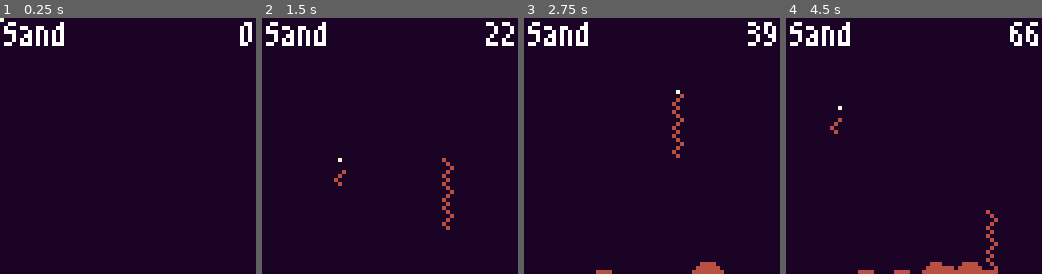
Above: before the commit, frames 1-4 (left to right).
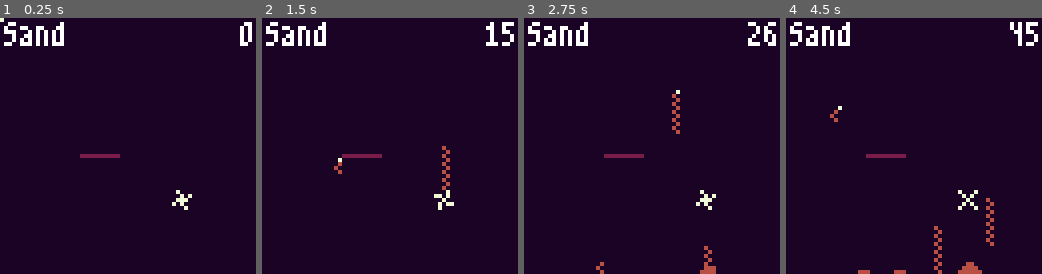
Above: after the commit, the same moments.

Repository: snekky-studios/the_floor_is_sand
Game: Godot game, scene res://scenes/main/main.tscn
Two runs of this game, one before a commit and one after it. Both use one fixed random seed, a clock stepped at 60 frames per second and the inputs below.
Inputs (mouse positions are in pixels of both pictures, inside the frame that each line leads up to):
- Up to frame 1 (0.25 s): no input
- Up to frame 2 (1.5 s): move the mouse to (446, 133) at 0.52 s; click (446, 133) at 0.67 s; move the mouse to (338, 158) at 1.27 s; click (338, 158) at 1.42 s
- Up to frame 3 (2.75 s): move the mouse to (677, 89) at 2.02 s; click (677, 89) at 2.17 s
- Up to frame 4 (4.5 s): move the mouse to (901, 197) at 2.77 s; click (901, 197) at 2.92 s; move the mouse to (990, 184) at 3.52 s; click (990, 184) at 3.67 s; move the mouse to (837, 107) at 4.27 s; click (837, 107) at 4.42 s

The runs differ from the first frame. In frame 1, 0.5% of the frame differs, in the area x 31-75%, y 53-75%; in frame 2, 1.7%; in frame 3, 1.6%; in frame 4, 2.5%, in the area x 17-99%, y 1-100%.

Commit message:
added entity movement

Diff:
--- a/project.godot
+++ b/project.godot
@@ -31,7 +31,7 @@
 
 [physics]
 
-common/physics_ticks_per_second=30
+common/physics_ticks_per_second=20
 
 [rendering]
 
--- /dev/null
+++ b/resources/level/level_data.gd
@@ -0,0 +1,6 @@
+class_name LevelData
+extends Resource
+
+var max_sand : int = 0
+var walls : Array[Vector2i] = []
+var target_position : Vector2i
--- /dev/null
+++ b/scenes/entity/entity.gd
@@ -0,0 +1,93 @@
+class_name Entity
+extends Node2D
+
+signal found_target(success : bool)
+
+enum State
+{
+	IDLE,
+	MOVING_UP,
+	MOVING_RIGHT,
+	MOVING_DOWN,
+	FOUND_TARGET,
+	MISSED_TARGET
+}
+
+const ENTITY_WIDTH : int = 3
+const ENTITY_HEIGHT : int = 4
+
+@export var grid : Grid = null
+
+var state : State = State.IDLE
+var velocity : Vector2 = Vector2.ZERO
+var is_moving : bool = false
+
+func _ready() -> void:
+
+	return
+
+func _physics_process(delta: float) -> void:
+	match state:
+		State.IDLE, State.FOUND_TARGET, State.MISSED_TARGET:
+			pass
+		State.MOVING_UP, State.MOVING_RIGHT, State.MOVING_DOWN:
+			position += velocity
+			get_next_state()
+		_:
+			print("error: invalid state - ", state)
+	return
+
+func start() -> void:
+	position = Vector2(-ENTITY_WIDTH, grid.get_sand_level_left_side())
+	get_next_state()
+	return
+
+func get_next_state() -> void:
+	var position_i : Vector2i = Vector2i(position)
+
+	if(position_i.x < 0):
+		# entity is still off the screen on the left, let it fully enter the screen
+		state = State.MOVING_RIGHT
+		_on_state_changed()
+		return
+	if(position_i.x + ENTITY_WIDTH >= Grid.NUM_COLS):
+		# entity reached the right side of the screen without colliding with the target
+		state = State.MISSED_TARGET
+		_on_state_changed()
+		return
+
+	if(position_i.y < Grid.NUM_COLS and grid.get_pixel_type(position_i + Vector2i.RIGHT) == Pixel.Type.NONE):
+		state = State.MOVING_DOWN
+	elif(grid.get_pixel_type(position_i + Vector2i.RIGHT + Vector2i.UP) == Pixel.Type.NONE):
+		state = State.MOVING_RIGHT
+	elif(position_i.y > 0 and grid.get_pixel_type(position_i + Vector2i.RIGHT + Vector2i.UP + Vector2i.UP) == Pixel.Type.NONE):
+		state = State.MOVING_UP
+	else:
+		print("error: no valid state.")
+
+	_on_state_changed()
+	return
+
+func _on_state_changed() -> void:
+	match state:
+		State.IDLE:
+			velocity = Vector2.ZERO
+		State.MOVING_DOWN:
+			velocity = Vector2.RIGHT + Vector2.DOWN
+		State.MOVING_RIGHT:
+			velocity = Vector2.RIGHT
+		State.MOVING_UP:
+			velocity = Vector2.RIGHT + Vector2.UP
+		State.FOUND_TARGET:
+			velocity = Vector2.ZERO
+			found_target.emit(true)
+		State.MISSED_TARGET:
+			velocity = Vector2.ZERO
+			found_target.emit(false)
+	return
+
+func _on_area_entered(area: Area2D) -> void:
+	if(area is Target):
+		state = State.FOUND_TARGET
+		_on_state_changed()
+	return
--- /dev/null
+++ b/scenes/entity/entity.tscn
@@ -0,0 +1,136 @@
+[gd_scene load_steps=7 format=3 uid="uid://dqe1ov8ioqcfh"]
+
+[ext_resource type="Script" uid="uid://dyr444b6ac1x1" path="res://scenes/entity/entity.gd" id="1_t6or0"]
+[ext_resource type="Texture2D" uid="uid://dekpfd2v00aga" path="res://assets/sprites/pixel/entity2.png" id="2_l1e1h"]
+
+[sub_resource type="RectangleShape2D" id="RectangleShape2D_t6or0"]
+size = Vector2(3, 4)
+
+[sub_resource type="Animation" id="Animation_l1e1h"]
+resource_name = "walk"
+length = 0.600003
+tracks/0/type = "value"
+tracks/0/imported = false
+tracks/0/enabled = true
+tracks/0/path = NodePath("Sprite2D:frame")
+tracks/0/interp = 1
+tracks/0/loop_wrap = true
+tracks/0/keys = {
+"times": PackedFloat32Array(0, 0.0666667, 0.133333, 0.2, 0.266667, 0.333333, 0.4, 0.466667, 0.533333),
+"transitions": PackedFloat32Array(1, 1, 1, 1, 1, 1, 1, 1, 1),
+"update": 1,
+"values": [0, 1, 2, 3, 4, 5, 6, 7, 8]
+}
+tracks/1/type = "value"
+tracks/1/imported = false
+tracks/1/enabled = false
+tracks/1/path = NodePath("CollisionShape2D:shape")
+tracks/1/interp = 1
+tracks/1/loop_wrap = true
+tracks/1/keys = {
+"times": PackedFloat32Array(0, 0.2, 0.266667),
+"transitions": PackedFloat32Array(1, 1, 1),
+"update": 1,
+"values": [SubResource("RectangleShape2D_t6or0"), SubResource("RectangleShape2D_t6or0"), SubResource("RectangleShape2D_t6or0")]
+}
+tracks/2/type = "value"
+tracks/2/imported = false
+tracks/2/enabled = false
+tracks/2/path = NodePath("CollisionShape2D:position")
+tracks/2/interp = 1
+tracks/2/loop_wrap = true
+tracks/2/keys = {
+"times": PackedFloat32Array(0, 0.2, 0.266667),
+"transitions": PackedFloat32Array(1, 1, 1),
+"update": 1,
+"values": [Vector2(1.5, 2), Vector2(2.5, 2), Vector2(3.5, 2)]
+}
+tracks/3/type = "value"
+tracks/3/imported = false
+tracks/3/enabled = true
+tracks/3/path = NodePath("Sprite2D:position")
+tracks/3/interp = 1
+tracks/3/loop_wrap = true
+tracks/3/keys = {
+"times": PackedFloat32Array(0, 0.266667),
+"transitions": PackedFloat32Array(1, 1),
+"update": 1,
+"values": [Vector2(0, 0), Vector2(-2, 0)]
+}
+
+[sub_resource type="Animation" id="Animation_uorv3"]
+length = 0.001
+tracks/0/type = "value"
+tracks/0/imported = false
+tracks/0/enabled = true
+tracks/0/path = NodePath("Sprite2D:frame")
+tracks/0/interp = 1
+tracks/0/loop_wrap = true
+tracks/0/keys = {
+"times": PackedFloat32Array(0),
+"transitions": PackedFloat32Array(1),
+"update": 1,
+"values": [0]
+}
+tracks/1/type = "value"
+tracks/1/imported = false
+tracks/1/enabled = true
+tracks/1/path = NodePath("CollisionShape2D:shape")
+tracks/1/interp = 1
+tracks/1/loop_wrap = true
+tracks/1/keys = {
+"times": PackedFloat32Array(0),
+"transitions": PackedFloat32Array(1),
+"update": 1,
+"values": [SubResource("RectangleShape2D_t6or0")]
+}
+tracks/2/type = "value"
+tracks/2/imported = false
+tracks/2/enabled = true
+tracks/2/path = NodePath("CollisionShape2D:position")
+tracks/2/interp = 1
+tracks/2/loop_wrap = true
+tracks/2/keys = {
+"times": PackedFloat32Array(0),
+"transitions": PackedFloat32Array(1),
+"update": 0,
+"values": [Vector2(1.5, -2)]
+}
+tracks/3/type = "value"
+tracks/3/imported = false
+tracks/3/enabled = true
+tracks/3/path = NodePath("Sprite2D:position")
+tracks/3/interp = 1
+tracks/3/loop_wrap = true
+tracks/3/keys = {
+"times": PackedFloat32Array(0),
+"transitions": PackedFloat32Array(1),
+"update": 0,
+"values": [Vector2(0, -4)]
+}
+
+[sub_resource type="AnimationLibrary" id="AnimationLibrary_qstjr"]
+_data = {
+&"RESET": SubResource("Animation_uorv3"),
+&"walk": SubResource("Animation_l1e1h")
+}
+
+[node name="Entity" type="Area2D"]
+script = ExtResource("1_t6or0")
+
+[node name="CollisionShape2D" type="CollisionShape2D" parent="."]
+position = Vector2(1.5, -2)
+shape = SubResource("RectangleShape2D_t6or0")
+
+[node name="Sprite2D" type="Sprite2D" parent="."]
+position = Vector2(0, -4)
+texture = ExtResource("2_l1e1h")
+centered = false
+hframes = 9
+
+[node name="AnimationPlayer" type="AnimationPlayer" parent="."]
+libraries = {
+&"": SubResource("AnimationLibrary_qstjr")
+}
+
+[connection signal="area_entered" from="." to="." method="_on_area_entered"]
--- a/scenes/grid/grid.gd
+++ b/scenes/grid/grid.gd
@@ -27,6 +27,8 @@
 			pixels_current[Vector2i(col, row)] = pixel_current
 			pixels_next[Vector2i(col, row)] = pixel_next
 
+	set_pixels(Vector2i(20, 34), Vector2i(30, 35), Pixel.Type.WALL)
+
 	display()
 	return
 
@@ -43,12 +45,27 @@
 	sprite_2d.texture = ImageTexture.create_from_image(image)
 	return
 
-func set_pixel_type(coordinate : Vector2i, new_type : Pixel.Type) -> void:
-	pixels_current[coordinate].type = new_type
-	set_pixel(coordinate, pixels_current[coordinate].type)
+func get_pixel_type(coordinate : Vector2i) -> Pixel.Type:
+	return pixels_current[coordinate].type
+
+func set_pixels(coordinate_start : Vector2i, coordinate_end : Vector2i, new_type : Pixel.Type) -> void:
+	for row : int in range(coordinate_start.y, coordinate_end.y):
+		for col : int in range(coordinate_start.x, coordinate_end.x):
+			var coordinate : Vector2i = Vector2i(col, row)
+			pixels_current[coordinate].type = new_type
+			pixels_next[coordinate].type = new_type
+			set_image_pixel(coordinate, pixels_current[coordinate].type)
 	return
 
-func set_pixel(coordinate : Vector2i, type : Pixel.Type) -> void:
+func set_pixel(coordinate : Vector2i, new_type : Pixel.Type) -> bool:
+	var result : bool = false
+	if(pixels_current[coordinate].type != new_type):
+		pixels_current[coordinate].type = new_type
+		result = true
+	set_image_pixel(coordinate, pixels_current[coordinate].type)
+	return result
+
+func set_image_pixel(coordinate : Vector2i, type : Pixel.Type) -> void:
 	image.set_pixel(coordinate.x, coordinate.y, Pixel.PixelColor[pixels_current[coordinate].type])
 	return
 
@@ -74,3 +91,9 @@
 	pixels_next[coordinate1].type = pixels_current[coordinate2].type
 	pixels_next[coordinate2].type = pixels_current[coordinate1].type
 	return
+
+func get_sand_level_left_side() -> int:
+	var sand_level : int = 0
+	while(sand_level < NUM_COLS and pixels_current[Vector2i(0, sand_level)].type == Pixel.Type.NONE):
+		sand_level += 1
+	return sand_level
--- /dev/null
+++ b/scenes/levels/level_1/level_1.tscn
@@ -0,0 +1,3 @@
+[gd_scene format=3 uid="uid://biefjd6rv38cs"]
+
+[node name="Level_1" type="Node"]
--- /dev/null
+++ b/scenes/levels/level_template/level_template.tscn
@@ -0,0 +1,3 @@
+[gd_scene format=3 uid="uid://drr64rp1pd0bf"]
+
+[node name="LevelTemplate" type="Node"]
--- a/scenes/main/main.gd
+++ b/scenes/main/main.gd
@@ -5,14 +5,18 @@
 
 var grid : Grid = null
 var spawner : Spawner = null
+var entity : Entity = null
 var label_sand : Label = null
 
 func _ready() -> void:
 	grid = %Grid
 	spawner = %Spawner
+	entity = %Entity
 	label_sand = %LabelSand
 
 	spawner.spawned_sand.connect(update_sand)
+
+	entity.found_target.connect(_on_entity_found_target)
 	return
 
 func _physics_process(delta: float) -> void:
@@ -20,12 +24,21 @@
 	return
 
 func _unhandled_input(event: InputEvent) -> void:
-	if(event is InputEventMouseButton and event.is_pressed()):
-		grid.update()
-		grid.display()
+	if(event is InputEventMouseButton and event.button_index == MouseButton.MOUSE_BUTTON_RIGHT and event.is_pressed()):
+		entity.start()
+		pass
+		#grid.update()
+		#grid.display()
 	return
 
 func update_sand() -> void:
 	amount_sand += 1
 	label_sand.text = str(amount_sand)
 	return
+
+func _on_entity_found_target(success : bool) -> void:
+	if(success):
+		print("success")
+	else:
+		print("failure")
+	return
--- a/scenes/main/main.tscn
+++ b/scenes/main/main.tscn
@@ -1,9 +1,11 @@
-[gd_scene load_steps=6 format=3 uid="uid://by8u7i2tv5nhs"]
+[gd_scene load_steps=8 format=3 uid="uid://by8u7i2tv5nhs"]
 
 [ext_resource type="Script" uid="uid://w8qd37o2wee0" path="res://scenes/main/main.gd" id="1_hyk8p"]
 [ext_resource type="PackedScene" uid="uid://cdqyypgnoouha" path="res://scenes/grid/grid.tscn" id="2_iuonh"]
 [ext_resource type="PackedScene" uid="uid://cj32517ckmqtg" path="res://scenes/spawner/spawner.tscn" id="3_k2fmo"]
+[ext_resource type="PackedScene" uid="uid://dqe1ov8ioqcfh" path="res://scenes/entity/entity.tscn" id="4_6q06x"]
 [ext_resource type="FontFile" uid="uid://dievqbk2r8eyq" path="res://assets/fonts/m3x6.ttf" id="4_l3cfh"]
+[ext_resource type="PackedScene" uid="uid://bov4c36xsjdhy" path="res://scenes/target/target.tscn" id="5_ow5a4"]
 
 [sub_resource type="LabelSettings" id="LabelSettings_6q06x"]
 line_spacing = 0.0
@@ -19,6 +21,14 @@
 [node name="Spawner" parent="." node_paths=PackedStringArray("grid") instance=ExtResource("3_k2fmo")]
 unique_name_in_owner = true
 grid = NodePath("../Grid")
+
+[node name="Entity" parent="." node_paths=PackedStringArray("grid") instance=ExtResource("4_6q06x")]
+unique_name_in_owner = true
+position = Vector2(-3, 64)
+grid = NodePath("../Grid")
+
+[node name="Target" parent="." instance=ExtResource("5_ow5a4")]
+position = Vector2(43, 43)
 
 [node name="LabelSandString" type="Label" parent="."]
 offset_left = 1.0
--- a/scenes/spawner/spawner.gd
+++ b/scenes/spawner/spawner.gd
@@ -5,6 +5,8 @@
 
 @export var grid : Grid = null
 
+var sand_amount_current : int = 0
+var sand_amount_max : int = 1000
 var is_spawning : bool = false
 
 func _ready() -> void:
@@ -13,13 +15,16 @@
 
 func _physics_process(delta: float) -> void:
 	if(is_spawning):
-		grid.set_pixel_type(Vector2i(position), Pixel.Type.SAND)
-		spawned_sand.emit()
+		if(grid.set_pixel(Vector2i(position), Pixel.Type.SAND) == true):
+			spawned_sand.emit()
+			sand_amount_current += 1
+			if(sand_amount_current >= sand_amount_max):
+				is_spawning = false
 	return
 
 func _unhandled_input(event: InputEvent) -> void:
 	if(event is InputEventMouseMotion):
 		position = get_global_mouse_position()
-	elif(event is InputEventMouseButton and event.is_pressed()):
+	elif(event is InputEventMouseButton and event.button_index == MouseButton.MOUSE_BUTTON_LEFT and event.is_pressed() and sand_amount_current < sand_amount_max):
 		is_spawning = not is_spawning
 	return
--- /dev/null
+++ b/scenes/target/target.gd
@@ -0,0 +1,9 @@
+class_name Target
+extends Area2D
+
+var animation_player : AnimationPlayer = null
+
+func _ready() -> void:
+	animation_player = %AnimationPlayer
+	animation_player.play("idle")
+	return
--- /dev/null
+++ b/scenes/target/target.tscn
@@ -0,0 +1,63 @@
+[gd_scene load_steps=7 format=3 uid="uid://bov4c36xsjdhy"]
+
+[ext_resource type="Script" uid="uid://bwswrbf3m7dh5" path="res://scenes/target/target.gd" id="1_ay1m7"]
+[ext_resource type="Texture2D" uid="uid://brciypogju8j1" path="res://assets/sprites/pixel/target.png" id="1_v2bc8"]
+
+[sub_resource type="RectangleShape2D" id="RectangleShape2D_58eld"]
+size = Vector2(5, 5)
+
+[sub_resource type="Animation" id="Animation_v2bc8"]
+resource_name = "idle"
+length = 0.8
+loop_mode = 1
+tracks/0/type = "value"
+tracks/0/imported = false
+tracks/0/enabled = true
+tracks/0/path = NodePath("Sprite2D:frame")
+tracks/0/interp = 1
+tracks/0/loop_wrap = true
+tracks/0/keys = {
+"times": PackedFloat32Array(0, 0.2, 0.4, 0.6),
+"transitions": PackedFloat32Array(1, 1, 1, 1),
+"update": 1,
+"values": [0, 1, 2, 3]
+}
+
+[sub_resource type="Animation" id="Animation_ay1m7"]
+length = 0.001
+tracks/0/type = "value"
+tracks/0/imported = false
+tracks/0/enabled = true
+tracks/0/path = NodePath("Sprite2D:frame")
+tracks/0/interp = 1
+tracks/0/loop_wrap = true
+tracks/0/keys = {
+"times": PackedFloat32Array(0),
+"transitions": PackedFloat32Array(1),
+"update": 1,
+"values": [0]
+}
+
+[sub_resource type="AnimationLibrary" id="AnimationLibrary_andhk"]
+_data = {
+&"RESET": SubResource("Animation_ay1m7"),
+&"idle": SubResource("Animation_v2bc8")
+}
+
+[node name="Target" type="Area2D"]
+script = ExtResource("1_ay1m7")
+
+[node name="CollisionShape2D" type="CollisionShape2D" parent="."]
+position = Vector2(2.5, 2.5)
+shape = SubResource("RectangleShape2D_58eld")
+
+[node name="Sprite2D" type="Sprite2D" parent="."]
+texture = ExtResource("1_v2bc8")
+centered = false
+hframes = 4
+
+[node name="AnimationPlayer" type="AnimationPlayer" parent="."]
+unique_name_in_owner = true
+libraries = {
+&"": SubResource("AnimationLibrary_andhk")
+}
Binary file added: assets/sprites/pixel/entity.aseprite
Binary file added: assets/sprites/pixel/entity.png
Not shown, added: assets/sprites/pixel/entity.png.import
Binary file added: assets/sprites/pixel/entity2.aseprite
Binary file added: assets/sprites/pixel/entity2.png
Not shown, added: assets/sprites/pixel/entity2.png.import
Binary file added: assets/sprites/pixel/target.aseprite
Binary file added: assets/sprites/pixel/target.png
Not shown, added: assets/sprites/pixel/target.png.import
Not shown, added: resources/level/level_data.gd.uid
Not shown, added: scenes/entity/entity.gd.uid
Not shown, added: scenes/target/target.gd.uid
